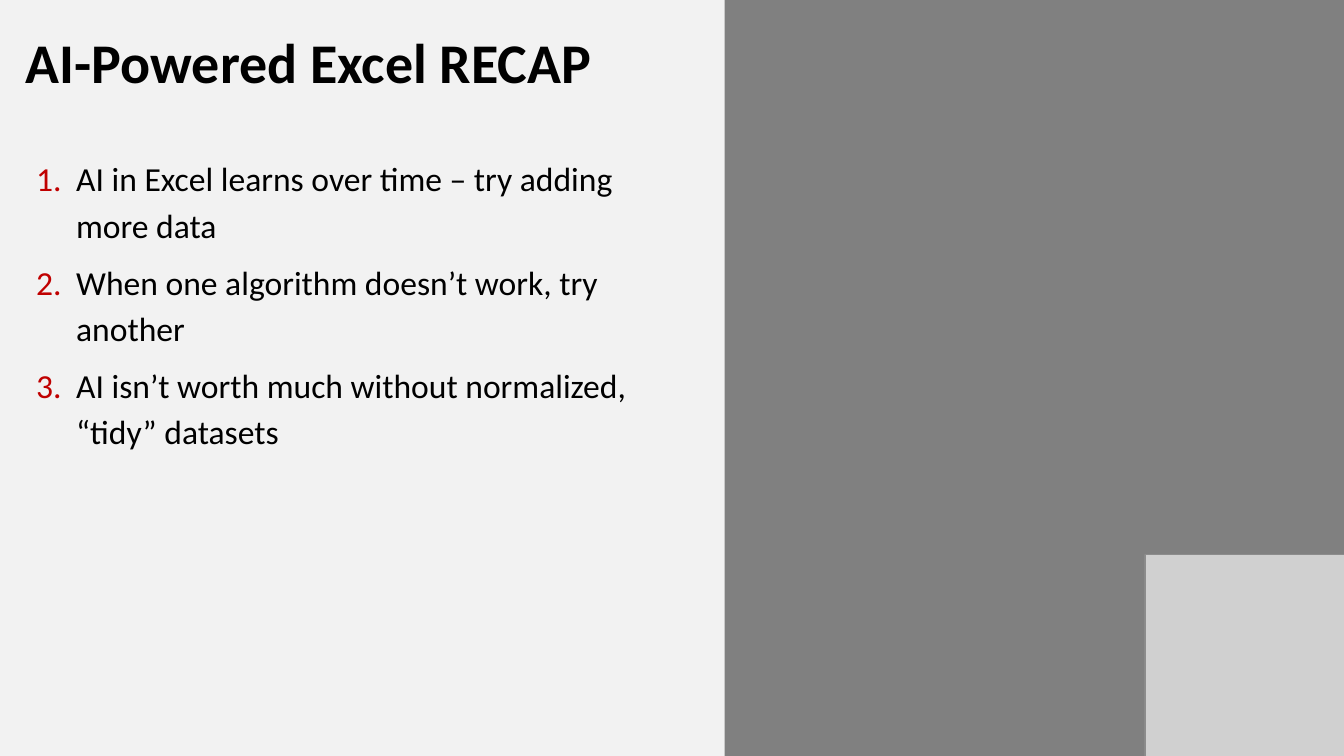
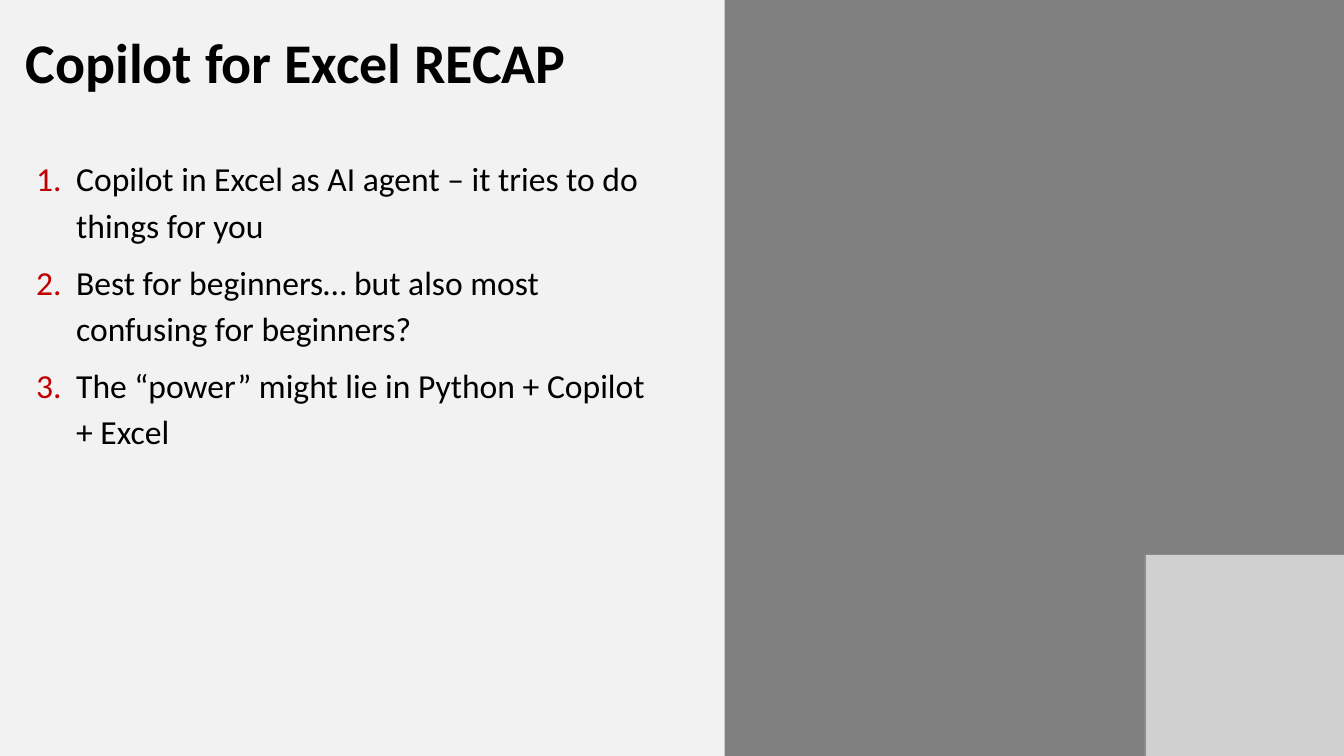
Before and after one commit to stringfestdata/xlgs-mc-2025, a slide deck: slide 19 of excel-power-tools-gxls-2025.pptx (slide 18 before the commit). Drawn at 1344x756 pixels with LibreOffice and Linux fonts; fonts in the diff are those of the drawing; grey boxes stand for pictures. Boxes give left, top, right and bottom in pixels: in the first picture for what was removed or moved away, otherwise in the second. Text is boxed around its words. In the diff, an @@ line names an element or a change of style, - is before the commit and + after.

```diff
--- a/excel-power-tools-gxls-2025.pptx
+++ b/excel-power-tools-gxls-2025.pptx
@@ text at box(26, 43, 645, 445): text changed @@
-AI-Powered Excel RECAP
-1. AI in Excel learns over time – try adding more data
-2. When one algorithm doesn’t work, try another
-3. AI isn’t worth much without normalized, “tidy” datasets
+Copilot for Excel RECAP
+1. Copilot in Excel as AI agent – it tries to do things for you
+2. Best for beginners… but also most confusing for beginners?
+3. The “power” might lie in Python + Copilot + Excel
```
Also in this commit, not shown: 6 other slides changed, 29 slides added, 5 slides removed, 45 other files.
